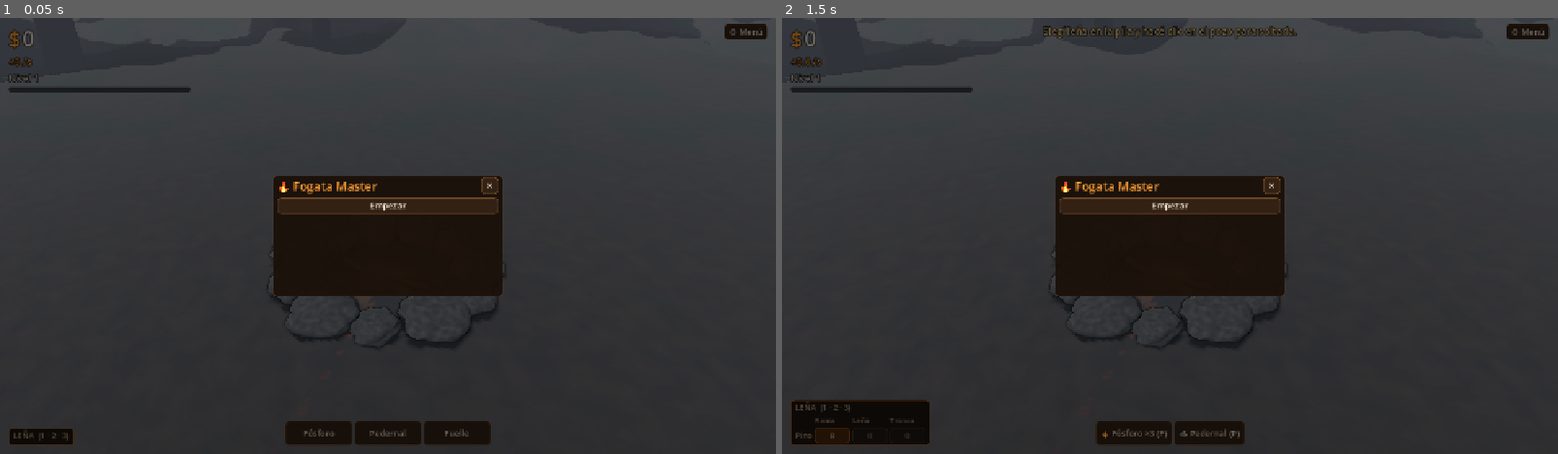
Above: before the commit, frames 1-2 (left to right).
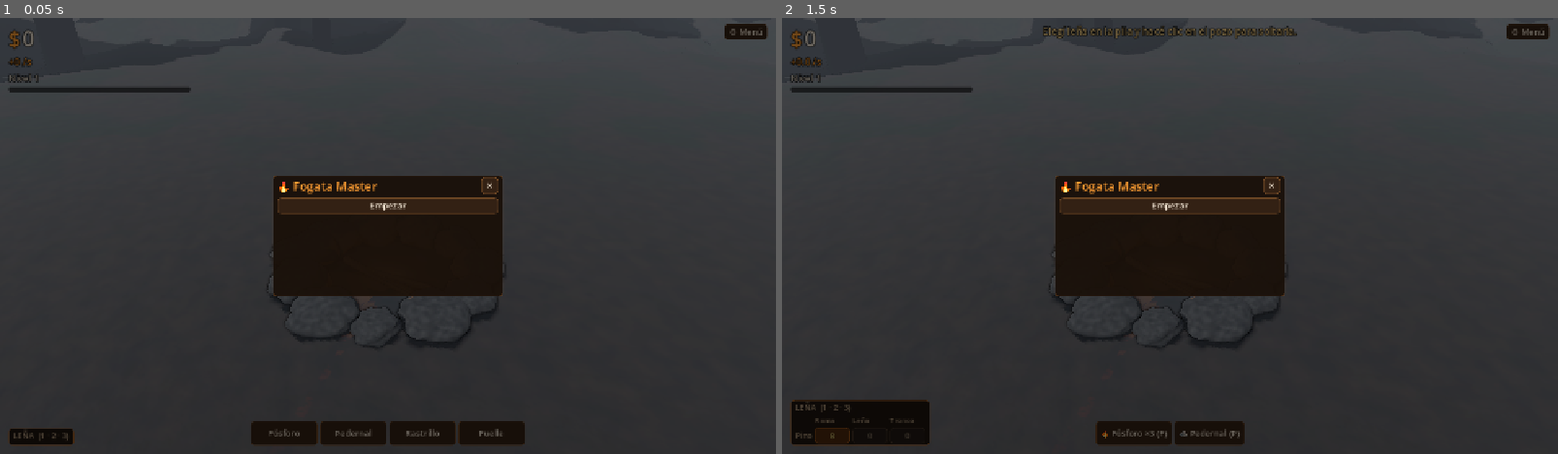
Above: after the commit, the same moments.

Repository: elulikk/fogata-master
Game: Godot game, scene res://main.tscn
Two runs of this game, one before a commit and one after it. Both use one fixed random seed, a clock stepped at 60 frames per second and the inputs below.
Inputs:
- Up to frame 1 (0.05 s): no input
- Up to frame 2 (1.5 s): click "🔥 Fósforo ×3 (F)" at 0.5 s; click "🪨 Pedernal (P)" at 1.25 s

The runs differ from the first frame. In frame 1, 0.7% of the frame differs, in the area x 32-68%, y 92-98%; in frame 2, nothing differs.

Commit message:
Ciclo completo del quemado: ceniza en el pozo, rastrillo y brasas que se cubren de ceniza
Cada pieza que se acaba deja ceniza en su pozo (menos en los grandes). La
ceniza se ve como montoncitos, abriga un poco el lecho pero de más ahoga el
tiro hasta 25%; se asienta sola, la lava la lluvia y el rastrillo (R) la saca
y aviva las brasas. El cuidador del fuego también rastrilla. Las piezas se
afinan y acortan al arder y las brasas se cubren de ceniza gris.

Co-Authored-By: Claude Sonnet 5.5 <noreply@anthropic.com>

Diff:
--- a/godot/audio/sonidos.gd
+++ b/godot/audio/sonidos.gd
@@ -14,6 +14,7 @@
 	"soplo": [{"ruido": true, "f": 700.0, "f2": 1500.0, "ataque": 0.06, "caida": 0.3, "vol": 0.5}],
 	"sise": [{"ruido": true, "f": 6000.0, "f2": 3000.0, "ataque": 0.02, "caida": 0.55, "vol": 0.35}],
 	"ceniza": [{"ruido": true, "f": 1500.0, "f2": 500.0, "ataque": 0.01, "caida": 0.3, "vol": 0.35}],
+	"rastrillo": [{"ruido": true, "f": 2200.0, "f2": 700.0, "ataque": 0.03, "caida": 0.4, "vol": 0.5}, {"ruido": true, "f": 600.0, "f2": 300.0, "caida": 0.25, "vol": 0.3, "t": 0.12}],
 	"moneda": [{"f": 1300.0, "f2": 1700.0, "caida": 0.09, "vol": 0.3}],
 	"compra": [{"f": 660.0, "caida": 0.09, "vol": 0.35}, {"f": 990.0, "caida": 0.14, "vol": 0.35, "t": 0.07}],
 	"click": [{"f": 900.0, "f2": 700.0, "caida": 0.04, "vol": 0.3}],
--- a/godot/datos/herramientas.gd
+++ b/godot/datos/herramientas.gd
@@ -2,13 +2,22 @@
 # Herramientas de la barra de abajo: se elige una y se usa tocando. Para sumar otra alcanza con agregarla acá.
 # recurso: lo que gasta cada uso. calor, dura, alcance (metros): la fuente que deja en el punto.
 # acierto: probabilidad de prender; lluvia: cuánto se la baja a pleno. compra: ítem que hace falta tener.
-# sopla: en vez de prender, sopla la fogata mientras se mantiene apretado.
+# sopla: en vez de prender, sopla la fogata mientras se mantiene apretado. limpia: saca la ceniza del pozo.
+# abre: logro de `unlocked` que la deja usar (ver Juego._revisar).
 
 const TODAS := [
 	{"id": "fosforo", "nombre": "Fósforo", "icono": "🔥", "tecla": KEY_F, "recurso": "fosforo", "sonido": "fosforo", "calor": 0.8, "dura": 1.8, "alcance": 0.65, "acierto": 1.0, "lluvia": 0.5, "desc": "Prende ramas al toque y la leña de pino. Se gasta."},
 	{"id": "pedernal", "nombre": "Pedernal", "icono": "🪨", "tecla": KEY_P, "sonido": "pedernal", "calor": 0.5, "dura": 0.6, "alcance": 0.4, "acierto": 0.3, "lluvia": 0.6, "desc": "No se gasta, pero cuesta sacarle una chispa."},
+	{"id": "rastrillo", "nombre": "Rastrillo", "icono": "🧹", "tecla": KEY_R, "abre": "rastrillo", "limpia": true, "desc": "Saca la ceniza que ahoga el fuego y aviva las brasas."},
 	{"id": "fuelle", "nombre": "Fuelle", "icono": "🪗", "tecla": KEY_G, "compra": "fuelle", "sopla": true, "desc": "Mantené apretado sobre una fogata prendida."},
 ]
+
+
+# ¿La tiene el jugador? Se compra o se abre con el juego.
+static func disponible(d: Dictionary, h: Dictionary) -> bool:
+	if h.has("compra"):
+		return d.bought.get(h.compra, 0) > 0
+	return d.unlocked.get(h.abre, false) if h.has("abre") else true
 
 
 static func de(id: String) -> Dictionary:
--- a/godot/datos/proveedores.gd
+++ b/godot/datos/proveedores.gd
@@ -4,6 +4,8 @@
 
 # Hasta cuántas piezas de cada corte dejan los proveedores en la pila. Comprando no hay tope.
 const TOPE_PILA := {"rama": 6, "lena": 6, "tronco": 3}
+# Ceniza a partir de la cual el cuidador rastrilla.
+const CENIZA_DE_CUIDADOR := 0.9
 # Ramas del suelo: red para no quedar trabado sin leña ni calor.
 const RAMAS_DEL_SUELO_BAJO := 3
 
@@ -82,6 +84,14 @@
 	return mejor
 
 
+# La fogata con tanta ceniza que el cuidador la rastrilla, o {}.
+static func sucio(j) -> Dictionary:
+	for p: Pozo in j.fuego.pozos:
+		if p.ceniza >= CENIZA_DE_CUIDADOR:
+			return {"pozo": p}
+	return {}
+
+
 # Qué cargaría el cuidador ahora: la fogata prendida con más lugar libre de un corte que tengas en la pila.
 static func siguiente_carga(j) -> Dictionary:
 	var mejor := {}
@@ -128,8 +138,12 @@
 			"id": "cuidador", "etiqueta": "🧤 Cuidador",
 			"nivel": func(d: Dictionary) -> int: return int(d.bought.get("cuidador", 0)),
 			"cada": func(n: int, _m: Dictionary) -> float: return 14.0 / (1.0 + 0.6 * (n - 1)),
-			"listo": func(j) -> bool: return not siguiente_carga(j).is_empty(),
+			"listo": func(j) -> bool: return not siguiente_carga(j).is_empty() or not sucio(j).is_empty(),
 			"correr": func(j, _n: int) -> void:
+				var sucio_p := sucio(j)
+				if not sucio_p.is_empty():
+					j.rastrillar(sucio_p.pozo)
+					return
 				var c := siguiente_carga(j)
 				if not c.is_empty():
 					var p: Pozo = c.pozo
--- a/godot/datos/tienda.gd
+++ b/godot/datos/tienda.gd
@@ -80,7 +80,7 @@
 			"costo": func(n: float) -> int: return _crece(320.0, 1.7, n),
 		},
 		{
-			"id": "cuidador", "tab": "construir", "icono": "🧤", "nombre": "Cuidador del fuego", "desc": "Va cargando solo la leña de la pila en las fogatas prendidas. Cada nivel, más seguido.", "max": 3, "meta": 7,
+			"id": "cuidador", "tab": "construir", "icono": "🧤", "nombre": "Cuidador del fuego", "desc": "Carga solo la leña de la pila en las fogatas prendidas y rastrilla la ceniza que las ahoga. Cada nivel, más seguido.", "max": 3, "meta": 7,
 			"requiere": func(d: Dictionary) -> bool: return abierto.call(d, "construir") and d.totalCalor >= 1200,
 			"costo": func(n: float) -> int: return _crece(900.0, 2.0, n),
 		},
--- a/godot/main.gd
+++ b/godot/main.gd
@@ -92,6 +92,7 @@
 		"encendida": sonidos.tocar("prende", 0.7 if datos.suave else 1.0)
 		"chasquido": _chasquido(datos)
 		"ahogada": sonidos.tocar("sise", 0.6)
+		"rastrillada": _pozos[datos.pozo].bocanada(datos.pozo.centro + Vector3.UP * 0.1, 8 + int(datos.sacada * 16.0), 0.55)
 		"soplo": sonidos.tocar("soplo")
 		"seca": ui.avisar("La madera húmeda primero se seca: humea y chilla. Después prende.")
 		"armada": ui.avisar("🔺 Fogata armada: con los tres cortes tira mejor y rinde más.", "hito")
@@ -180,6 +181,7 @@
 	_despertar(l)
 	if ceniza:
 		sonidos.tocar("ceniza", 0.6)
+		_pozos[l.pozo].bocanada(v.global_position, 5, 0.3)
 		v.leno = null
 		v.collision_layer = 0
 		var t := v.create_tween()
@@ -318,7 +320,7 @@
 		if k == KEY_1 + i:
 			ui.elegir_corte(Maderas.ORDEN_CORTES[i])
 	for h: Dictionary in Herramientas.TODAS:
-		if k == h.tecla and (not h.has("compra") or juego.estado.d.bought.get(h.compra, 0) > 0):
+		if k == h.tecla and Herramientas.disponible(juego.estado.d, h):
 			ui.elegir_herramienta(h.id)
 
 
@@ -354,6 +356,10 @@
 			juego.soltar(ui.mano_id, p, suelo)
 		return
 	var h := Herramientas.de(ui.mano_id)
+	if h.get("limpia", false):
+		if p:
+			juego.rastrillar(p)
+		return
 	if h.get("sopla", false):
 		if p and p.prendido():
 			_soplando = p
@@ -468,6 +474,22 @@
 	_medir("a los 5 s")
 	await _capturar(prefijo + "-4-fogon.png")
 
+	# Ceniza en el pozo y brasas que se cubren de ceniza; después el rastrillo.
+	p.ceniza = 1.2
+	var n := 0
+	for l: Leno in p.lenos:
+		if l.ardiendo() and n < 4:
+			l.estado = "brasas"
+			l.combustible = l.combustible_max * (0.03 + 0.05 * n)
+			n += 1
+	await _esperar(1.0)
+	await _capturar(prefijo + "-4b-ceniza.png")
+	print("RASTRILLO ceniza antes=%.2f ahogo=%.2f" % [p.ceniza, p.ahogo()])
+	juego.rastrillar(p)
+	await _esperar(0.5)
+	await _capturar(prefijo + "-4c-rastrillo.png")
+	print("RASTRILLO ceniza despues=%.2f ahogo=%.2f" % [p.ceniza, p.ahogo()])
+
 	# Lo construido de cada escalón, y dos fogatas.
 	for t in [3, 5, 7]:
 		p.cambiar_tam(t)
--- a/godot/mundo/vista_pieza.gd
+++ b/godot/mundo/vista_pieza.gd
@@ -95,8 +95,14 @@
 		quemado = clampf(leno.temp / maxf(0.2, leno.madera.prende) - 0.4, 0.0, 0.3)
 	_material.set_shader_parameter("quemado", quemado)
 	_material.set_shader_parameter("brasa", leno.brasa if leno.estado == "brasas" else clampf(leno.llama * 0.5, 0.0, 1.0))
+	# Al quemarse se afina y se acorta; en brasas se cubre de ceniza hasta quedar gris.
 	var grosor := lerpf(1.0, 0.5, avance) if leno.ardiendo() else 1.0
-	_mesh.scale = Vector3(grosor, 1.0, grosor)
+	var largo := lerpf(1.0, 0.72, avance) if leno.ardiendo() else 1.0
+	_mesh.scale = Vector3(grosor, largo, grosor)
+	var ceniza := 0.0
+	if leno.estado == "brasas":
+		ceniza = clampf(1.0 - leno.combustible / (leno.combustible_max * Fuego.BRASAS_DESDE), 0.0, 1.0) * 0.92
+	_material.set_shader_parameter("ceniza", ceniza)
 	if leno.llama > 0.03 and _llamas == null:
 		_crear_llamas()
 	if _llamas:
--- a/godot/mundo/vista_pozo.gd
+++ b/godot/mundo/vista_pozo.gd
@@ -11,6 +11,10 @@
 var _chispas: GPUParticles3D
 var _humo: GPUParticles3D
 var _chispa_mat: StandardMaterial3D
+var _montones: Array[MeshInstance3D] = []
+var _ceniza_vista := -1.0
+
+const MONTONES := 10
 
 
 func configurar(p: Pozo, ruido: Texture2D, ruido_normal: Texture2D) -> void:
@@ -48,6 +52,7 @@
 	add_child(_construido)
 	var s := pozo.spec()
 	_crear_lecho(s.radio)
+	_crear_ceniza(s.radio)
 	_crear_piedras(s)
 	for parte: Dictionary in s.partes:
 		_crear_parte(parte)
@@ -70,6 +75,38 @@
 	malla.mesh = plano
 	malla.position.y = 0.006
 	_construido.add_child(malla)
+
+
+# Montoncitos de ceniza que aparecen de a uno a medida que el pozo se llena de ella.
+func _crear_ceniza(radio: float) -> void:
+	_montones.clear()
+	var esfera := SphereMesh.new()
+	esfera.radial_segments = 12
+	esfera.rings = 6
+	esfera.material = _material(Color(0.62, 0.6, 0.57))
+	for i in MONTONES:
+		var m := MeshInstance3D.new()
+		m.mesh = esfera
+		var ancho := radio * randf_range(0.28, 0.45)
+		var ang := randf() * TAU
+		m.position = Vector3(cos(ang), 0.0, sin(ang)) * radio * sqrt(randf()) * 0.75 + Vector3.UP * 0.004
+		m.rotation.y = randf() * TAU
+		m.set_meta("base", Vector3(ancho, ancho * 0.3, ancho * randf_range(0.7, 1.0)))
+		m.scale = Vector3.ZERO
+		_construido.add_child(m)
+		_montones.append(m)
+	_ceniza_vista = -1.0
+
+
+func _montones_de_ceniza() -> void:
+	if is_equal_approx(_ceniza_vista, pozo.ceniza):
+		return
+	_ceniza_vista = pozo.ceniza
+	var lleno := clampf(pozo.ceniza / Pozo.CENIZA_MAXIMA, 0.0, 1.0) * 1.25
+	for i in _montones.size():
+		var s := clampf((lleno - float(i) / _montones.size()) * 4.0, 0.0, 1.0)
+		_montones[i].scale = _montones[i].get_meta("base") * s
+		_montones[i].visible = s > 0.01
 
 
 func _crear_piedras(s: Dictionary) -> void:
@@ -224,21 +261,8 @@
 	_chispas.draw_pass_1 = punto
 	add_child(_chispas)
 
-	var tex := GradientTexture2D.new()
-	var grad := Gradient.new()
-	grad.colors = PackedColorArray([Color(1, 1, 1, 0.55), Color(1, 1, 1, 0)])
-	tex.gradient = grad
-	tex.fill = GradientTexture2D.FILL_RADIAL
-	tex.fill_from = Vector2(0.5, 0.5)
-	tex.fill_to = Vector2(0.5, 0.0)
-	var mat := StandardMaterial3D.new()
-	mat.shading_mode = BaseMaterial3D.SHADING_MODE_UNSHADED
-	mat.transparency = BaseMaterial3D.TRANSPARENCY_ALPHA
-	mat.billboard_mode = BaseMaterial3D.BILLBOARD_PARTICLES
-	mat.vertex_color_use_as_albedo = true
-	mat.albedo_texture = tex
 	var cuadro := QuadMesh.new()
-	cuadro.material = mat
+	cuadro.material = _material_difuso()
 	var h := ParticleProcessMaterial.new()
 	h.emission_shape = ParticleProcessMaterial.EMISSION_SHAPE_SPHERE
 	h.emission_sphere_radius = 0.2
@@ -272,7 +296,63 @@
 	add_child(_humo)
 
 
+# Mancha suave y translúcida para humo y polvo de ceniza.
+func _material_difuso() -> StandardMaterial3D:
+	var tex := GradientTexture2D.new()
+	var grad := Gradient.new()
+	grad.colors = PackedColorArray([Color(1, 1, 1, 0.55), Color(1, 1, 1, 0)])
+	tex.gradient = grad
+	tex.fill = GradientTexture2D.FILL_RADIAL
+	tex.fill_from = Vector2(0.5, 0.5)
+	tex.fill_to = Vector2(0.5, 0.0)
+	var mat := StandardMaterial3D.new()
+	mat.shading_mode = BaseMaterial3D.SHADING_MODE_UNSHADED
+	mat.transparency = BaseMaterial3D.TRANSPARENCY_ALPHA
+	mat.billboard_mode = BaseMaterial3D.BILLBOARD_PARTICLES
+	mat.vertex_color_use_as_albedo = true
+	mat.albedo_texture = tex
+	return mat
+
+
+# Una nubecita de polvo gris que sube y se deshace: al volverse ceniza una pieza y al rastrillar.
+func bocanada(pos: Vector3, cantidad: int, fuerza: float) -> void:
+	var g := GPUParticles3D.new()
+	g.amount = cantidad
+	g.lifetime = 1.8
+	g.one_shot = true
+	g.explosiveness = 0.9
+	g.local_coords = false
+	g.visibility_aabb = AABB(Vector3(-3, -1, -3), Vector3(6, 5, 6))
+	var p := ParticleProcessMaterial.new()
+	p.emission_shape = ParticleProcessMaterial.EMISSION_SHAPE_SPHERE
+	p.emission_sphere_radius = 0.1 + 0.25 * fuerza
+	p.direction = Vector3.UP
+	p.spread = 55.0
+	p.initial_velocity_min = 0.1 * fuerza
+	p.initial_velocity_max = 0.5 * fuerza
+	p.gravity = Vector3(0.04, 0.05, 0.0)
+	p.damping_min = 0.4
+	p.damping_max = 0.8
+	p.scale_min = 0.08 + 0.12 * fuerza
+	p.scale_max = 0.14 + 0.2 * fuerza
+	var color := Gradient.new()
+	color.offsets = PackedFloat32Array([0.0, 0.2, 1.0])
+	color.colors = PackedColorArray([Color(0.4, 0.39, 0.38, 0.0), Color(0.4, 0.39, 0.38, 0.22), Color(0.3, 0.29, 0.29, 0.0)])
+	var color_tex := GradientTexture1D.new()
+	color_tex.gradient = color
+	p.color_ramp = color_tex
+	g.process_material = p
+	var cuadro := QuadMesh.new()
+	cuadro.material = _material_difuso()
+	g.draw_pass_1 = cuadro
+	add_child(g)
+	g.global_position = pos
+	g.emitting = true
+	get_tree().create_timer(g.lifetime + 0.5).timeout.connect(g.queue_free)
+
+
 func _process(_delta: float) -> void:
+	_montones_de_ceniza()
 	var i := clampf(pozo.intensidad / (2.5 * pozo.spec().tipis), 0.0, 1.0)
 	var t := Time.get_ticks_msec()
 	var parpadeo := 0.86 + 0.14 * sin(t * 0.011) * sin(t * 0.0037)
--- a/godot/nucleo/fuego.gd
+++ b/godot/nucleo/fuego.gd
@@ -7,6 +7,12 @@
 
 const REPARTE_CALOR := 1.6
 const ACHICA_A := 0.5
+# Fracción de combustible con la que la llama pasa a brasas.
+const BRASAS_DESDE := 0.2
+# Ceniza que deja cada pieza (se diluye en pozos grandes), lo que se asienta sola por segundo y lo que lava la lluvia.
+const CENIZA_POR_PIEZA := 0.025
+const CENIZA_ASIENTA := 0.004
+const CENIZA_LAVA := 0.02
 const PICO := {"umbral": 1.0, "dura": 5.0, "espera": 120.0}
 
 var estado: Estado
@@ -73,7 +79,7 @@
 		p.destello = maxf(0.0, p.destello - dt * 2.2)
 		p.fuelle = maxf(maxf(0.0, p.fuelle - dt * 0.7), p.ventajas.bellows)
 		_estructura(p, dt)
-		p.aire = minf(1.5, (1.0 + p.fuelle * 0.6 + viento * 0.3) * p.spec().aire * p.s_aire * m.draft)
+		p.aire = minf(1.5, (1.0 + p.fuelle * 0.6 + viento * 0.3) * p.spec().aire * p.s_aire * m.draft * (1.0 - p.ahogo()))
 		p.lluvia = 0.0 if p.techo or p.ventajas.cubierto else lluvia_todo * (1.0 + 0.1 * p.tam)
 		if p.armada:
 			p.lluvia *= 1.0 - 0.35 * p.calidad
@@ -102,7 +108,8 @@
 
 	var suma := 0.0
 	for p in pozos:
-		p.lecho = maxf(0.0, p.lecho - dt * (0.012 * m.bed_decay * p.ventajas.bed_decay + p.lluvia * 0.08))
+		p.lecho = maxf(0.0, p.lecho - dt * (0.012 * m.bed_decay * p.ventajas.bed_decay * (1.0 - p.abrigo()) + p.lluvia * 0.08))
+		p.ceniza = maxf(0.0, p.ceniza - dt * (CENIZA_ASIENTA + p.lluvia * CENIZA_LAVA))
 		var calor_pozo: float = p.lecho * 0.5 * (1.0 + p.fuelle)
 		for l in p.lenos:
 			calor_pozo += l.calor_sale
@@ -179,10 +186,10 @@
 			evento.emit("chasquido", {"leno": l, "fuerza": 0.4 + 0.6 * minf(1.0, l.llama)})
 		if l.tiempo_bajo > 2.2:
 			_a_brasas(l, true)
-		elif l.combustible <= l.combustible_max * 0.2:
+		elif l.combustible <= l.combustible_max * BRASAS_DESDE:
 			_a_brasas(l, false)
 	elif l.estado == "brasas":
-		var base := 1.0 if l.ahogada else 0.35 + 0.65 * clampf(l.combustible / (l.combustible_max * 0.2), 0.0, 1.0)
+		var base := 1.0 if l.ahogada else 0.35 + 0.65 * clampf(l.combustible / (l.combustible_max * BRASAS_DESDE), 0.0, 1.0)
 		l.brasa = base * clampf(l.aire, 0.3, 1.3) * (1.0 - l.lluvia * 0.4)
 		l.combustible -= dt * (0.12 if l.ahogada else 0.3) * (1.0 + p.fuelle * 1.5 + l.lluvia * 2.0 + viento * 0.5) / m.embers * p.s_quema * p.spec().quema
 		l.calor_sale = w.calor * 0.5 * l.brasa
@@ -194,7 +201,7 @@
 				encender(l, true)
 		else:
 			l.tiempo_rebrote = 0.0
-		if l.ahogada and l.combustible <= l.combustible_max * 0.2:
+		if l.ahogada and l.combustible <= l.combustible_max * BRASAS_DESDE:
 			l.ahogada = false
 		if l.combustible <= 0.0:
 			_a_ceniza(l)
@@ -213,7 +220,7 @@
 func _a_ceniza(l: Leno) -> void:
 	var p := l.pozo
 	l.estado = "ceniza"
-	p.ceniza = minf(1.5, p.ceniza + 0.06)
+	p.ceniza = minf(Pozo.CENIZA_MAXIMA, p.ceniza + CENIZA_POR_PIEZA / (1.0 + 0.3 * p.tam))
 	p.lecho = minf(1.0, p.lecho + 0.18 * l.madera.calor)
 	p.lenos.erase(l)
 	evento.emit("ceniza", {"leno": l})
--- a/godot/nucleo/juego.gd
+++ b/godot/nucleo/juego.gd
@@ -8,6 +8,9 @@
 var estado := Estado.new()
 var clima := Clima.new()
 var fuego: Fuego
+const RASTRILLO_MINIMO := 0.08
+const RASTRILLO_AVISA_EN := 0.3
+
 var pausado := 0 # cuántas ventanas lo tienen en pausa
 var _proveedores := {}
 var _reloj_mercado := 0.0
@@ -148,6 +151,21 @@
 	if h.has("recurso") and int(estado.d.res.get(h.recurso, 0)) == 0:
 		estado.d.herramienta = "pedernal"
 		evento.emit("aviso", {"texto": "Te quedaste sin fósforos: pasaste al pedernal (cuesta más).", "tipo": "malo"})
+
+
+# Saca la ceniza del pozo: destapa el tiro y aviva el lecho de brasas.
+func rastrillar(p: Pozo) -> bool:
+	if p.ceniza < RASTRILLO_MINIMO:
+		evento.emit("rechazo", {"texto": "No hay ceniza que sacar"})
+		return false
+	var sacada := p.ceniza
+	p.ceniza = 0.0
+	p.lecho = minf(1.0, p.lecho + 0.04 + 0.06 * sacada)
+	p.fuelle = maxf(p.fuelle, 0.25)
+	p.destello = maxf(p.destello, 0.4)
+	evento.emit("rastrillada", {"pozo": p, "sacada": sacada})
+	evento.emit("sonido", {"nombre": "rastrillo"})
+	return true
 
 
 func comprar(id: String) -> bool:
@@ -268,6 +286,10 @@
 			d.night.t = Noches.DIA - Noches.PRIMER_DIA_RESTA
 		evento.emit("aviso", {"texto": m.aviso, "tipo": "hito"})
 		evento.emit("sonido", {"nombre": "hito"})
+	if not d.unlocked.get("rastrillo", false) and fuego.pozos.any(func(p: Pozo) -> bool: return p.ceniza >= RASTRILLO_AVISA_EN):
+		d.unlocked["rastrillo"] = true
+		evento.emit("aviso", {"texto": "🧹 La ceniza se junta y ahoga el fuego: el rastrillo (R) la saca y aviva las brasas.", "tipo": "hito"})
+		evento.emit("sonido", {"nombre": "hito"})
 	for a: Dictionary in estado.revisar_logros():
 		evento.emit("aviso", {"texto": "%s Logro: %s (%s)" % [a.icono, a.nombre, a.premio], "tipo": "logro"})
 		evento.emit("sonido", {"nombre": "logro"})
--- a/godot/nucleo/pozo.gd
+++ b/godot/nucleo/pozo.gd
@@ -1,6 +1,9 @@
 class_name Pozo
 extends RefCounted
 # Un pozo de fogata: su leña, lecho de brasas y aire. Se dibuja en mundo/vista_pozo.gd.
+
+const CENIZA_SIN_EFECTO := 0.4
+const CENIZA_MAXIMA := 1.5
 
 var indice := 0
 var tam := 0
@@ -76,5 +79,14 @@
 	return 1.0 + (float(s.mult) / s.tipis - 1.0) * f
 
 
+# Ceniza de más tapa el lecho y ahoga el tiro (hasta -25% de aire); un poco abriga y frena el enfriado del lecho.
+func ahogo() -> float:
+	return 0.25 * clampf((ceniza - CENIZA_SIN_EFECTO) / (CENIZA_MAXIMA - CENIZA_SIN_EFECTO), 0.0, 1.0)
+
+
+func abrigo() -> float:
+	return 0.25 * clampf(ceniza / CENIZA_SIN_EFECTO, 0.0, 1.0)
+
+
 func prendido() -> bool:
 	return lecho > 0.08 or lenos.any(func(l: Leno) -> bool: return l.ardiendo())
--- a/godot/pruebas/bot.gd
+++ b/godot/pruebas/bot.gd
@@ -1,5 +1,5 @@
 extends SceneTree
-# Juega sola una partida sin gráficos y mide el balance. Uso: godot --headless --path godot --script pruebas/bot.gd -- <minutos>
+# Juega sola una partida sin gráficos y mide el balance. Uso: godot --headless --path godot --script pruebas/bot.gd -- <minutos> [sin_rastrillo]
 # Carga leña cuando hay lugar, prende lo crudo si se apagó, gasta puntos y compra lo que puede, primero evolucionar.
 
 const PASO := 0.1
@@ -7,8 +7,12 @@
 
 func _init() -> void:
 	var minutos := 30.0
+	var rastrilla := true
 	for a in OS.get_cmdline_user_args():
-		minutos = a.to_float()
+		if a == "sin_rastrillo":
+			rastrilla = false
+		else:
+			minutos = a.to_float()
 	var j := Juego.new()
 	j.estado.bloqueado = true
 	j.partida_nueva()
@@ -45,6 +49,8 @@
 				hecho = true
 				break
 		for p in j.fuego.pozos:
+			if rastrilla and not hecho and p.ceniza >= 0.9 and j.rastrillar(p):
+				hecho = true
 			if hecho:
 				break
 			var cruda: Array = p.lenos.filter(func(l: Leno) -> bool: return l.estado == "cruda")
@@ -69,5 +75,5 @@
 					soltadas[corte] += 1
 					hecho = true
 		if int(t) % 300 == 0:
-			print("%6.1f min  ritmo %.1f/s  calor %d  total %d  nivel %d  soltadas %s" % [t / 60.0, j.estado.ritmo, d.calor, d.totalCalor, d.level, str(soltadas)])
+			print("%6.1f min  ritmo %.1f/s  calor %d  total %d  nivel %d  ceniza %.2f  soltadas %s" % [t / 60.0, j.estado.ritmo, d.calor, d.totalCalor, d.level, j.fuego.pozos[0].ceniza, str(soltadas)])
 	quit()
--- a/godot/shaders/madera.gdshader
+++ b/godot/shaders/madera.gdshader
@@ -4,6 +4,7 @@
 uniform vec3 color_base = vec3(0.36, 0.25, 0.16);
 uniform float quemado : hint_range(0.0, 1.0) = 0.0;
 uniform float brasa : hint_range(0.0, 1.0) = 0.0;
+uniform float ceniza : hint_range(0.0, 1.0) = 0.0;
 uniform float radio = 0.05;
 uniform float semilla = 0.0;
 uniform sampler2D ruido : repeat_enable, filter_linear_mipmap;
@@ -50,4 +51,13 @@
 	float grietas = smoothstep(0.42, 0.58, fina) * (1.0 - smoothstep(0.58, 0.72, fina));
 	float latido = 0.72 + 0.28 * sin(TIME * 2.3 + semilla * 40.0 + veta * 11.0);
 	EMISSION = vec3(2.2, 0.48, 0.05) * grietas * carbon * brasa * latido;
+	// El carbón al rojo también brilla entero, más suave que las grietas.
+	EMISSION += vec3(1.9, 0.36, 0.04) * carbon * brasa * 0.28 * latido * (0.6 + 0.4 * fina);
+
+	// La ceniza gris cubre el carbón por manchas y apaga el brillo.
+	float cubre = smoothstep(veta * 0.5, veta * 0.5 + 0.3, ceniza);
+	vec3 gris = vec3(0.6, 0.58, 0.56) * mix(0.7, 1.1, fina);
+	ALBEDO = mix(ALBEDO, gris, cubre);
+	ROUGHNESS = mix(ROUGHNESS, 1.0, cubre);
+	EMISSION *= 1.0 - cubre;
 }
--- a/godot/ui/ui.gd
+++ b/godot/ui/ui.gd
@@ -6,6 +6,7 @@
 signal mano_cambia(tipo: String, id: String)
 signal sonar(nombre: String)
 
+const CENIZA_PIDE_RASTRILLO := 0.9
 const VENTANAS_TECLA := {KEY_S: "pyroshop", KEY_C: "construir", KEY_H: "arbol", KEY_A: "cenizas"}
 
 var juego: Juego
@@ -214,7 +215,7 @@
 func elegir_herramienta(id: String) -> void:
 	mano_tipo = "herramienta"
 	mano_id = id
-	if not Herramientas.de(id).get("sopla", false):
+	if not Herramientas.de(id).get("sopla", false) and not Herramientas.de(id).get("limpia", false):
 		juego.estado.d.herramienta = id
 	sonar.emit("click")
 	mano_cambia.emit(mano_tipo, mano_id)
@@ -533,6 +534,8 @@
 	_herramientas.pedernal.text = "🪨 Pedernal (P)"
 	_herramientas.fuelle.text = "🪗 Fuelle (G)"
 	_herramientas.fuelle.visible = d.bought.get("fuelle", 0) > 0
+	_herramientas.rastrillo.text = "🧹 Rastrillo (R)"
+	_herramientas.rastrillo.visible = Herramientas.disponible(d, Herramientas.de("rastrillo"))
 
 	_acciones.pyroshop.visible = abierto.get("tienda", false)
 	_acciones.construir.visible = abierto.get("construir", false)
@@ -561,6 +564,8 @@
 		return "Quedan brasas… poné ramas, que prenden con poco."
 	if e.madera_total() == 0 and d.unlocked.get("tienda", false):
 		return "No te queda leña: comprá en Pyroshop (S)."
+	if d.unlocked.get("rastrillo", false) and fuego.pozos.any(func(p: Pozo) -> bool: return p.ceniza >= CENIZA_PIDE_RASTRILLO):
+		return "La ceniza ahoga el fuego: elegí el rastrillo (R) y tocá la fogata."
 	if d.playTime < 240.0 and d.totalCalor >= 15.0:
 		return "Cámara: arrastrá el suelo o clic derecho para girar · rueda para el zoom."
 	return ""
